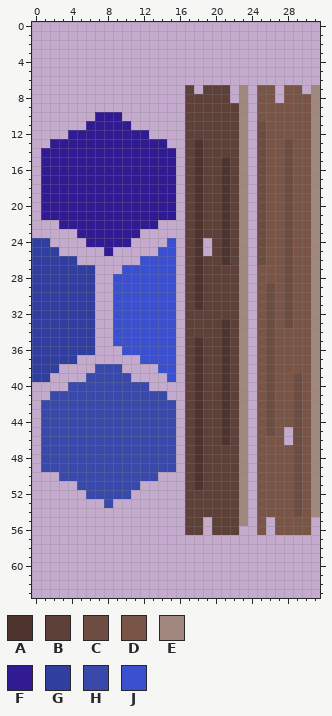
Two versions of one pixel-art sprite, Data/__RAW/2_city/floor-bridge-left.png. That is the earlier state.
The file is 32x64 pixels.
Palette (. is transparent): A #4e342e  B #5d4037  C #6d4c41  D #795548  E #a1887f  F #311b92  G #303f9f  H #3949ab  J #3b50ce
Pixels before, first column x 0:
 7 .................B.BBB.E.DD.DD.E
 8 .................BBBBB.E.DD.DDDE
 9 .................BBBBBBE.DDDDDDE
10 .......FFF.......BBBBBBE.DDDDDDE
11 ......FFFFF......BBBBBBE.CDDDDDE
12 ....FFFFFFFFF....BBBBBBE.CDDDDDE
13 ..FFFFFFFFFFFFF..BABBBBE.CDDCDDE
14 .FFFFFFFFFFFFFFF.BABBBBE.CDDCDDE
15 .FFFFFFFFFFFFFFF.BABBABE.CDDCDDE
16 .FFFFFFFFFFFFFFF.BABBABE.CDDCDDE
17 .FFFFFFFFFFFFFFF.BABBABE.CDDCDDE
18 .FFFFFFFFFFFFFFF.BABBABE.CDDCDDE
19 .FFFFFFFFFFFFFFF.BABBABE.CDDCDDE
20 .FFFFFFFFFFFFFFF.BABBABE.CDDCDDE
21 .FFFFFFFFFFFFFFF.BABBABE.CDDCDDE
22 ...FFFFFFFFFFF...BABBABE.CDDCDDE
23 .....FFFFFFF.....BABBABE.CDDCDDE
24 GG....FFFFF....J.BA.BABE.CDDCDDE
25 GGG.....F.....JJ.BA.BABE.CDDCDDE
26 GGGGG.......JJJJ.BABBABE.CDDCDDE
27 GGGGGGG...JJJJJJ.BABBBBE.DDDCDDE
28 GGGGGGG..JJJJJJJ.BABBBBE.DDDCDDE
29 GGGGGGG..JJJJJJJ.BABBBBE.DCDCDDE
30 GGGGGGG..JJJJJJJ.BABBBBE.DCDCDDE
31 GGGGGGG..JJJJJJJ.BABBBBE.DCDCDDE
32 GGGGGGG..JJJJJJJ.BBBBBBE.DCDCDDE
33 GGGGGGG..JJJJJJJ.BBBBABE.DCDCDDE
34 GGGGGGG..JJJJJJJ.BBBBABE.DCDDDDE
35 GGGGGGG..JJJJJJJ.BABBABE.DCDDDDE
36 GGGGGGG...JJJJJJ.BABBABE.DCDDDDE
37 GGGGG.......JJJJ.BABBABE.DCDDDDE
38 GGG....HHH....JJ.BABBABE.DCDDDDE
39 GG....HHHHH....J.BABBABE.DCDDCDE
40 ....HHHHHHHHH....BABBABE.DCDDCDE
41 ..HHHHHHHHHHHHH..BABBABE.DCDDCDE
42 .HHHHHHHHHHHHHHH.BABBABE.DCDDCDE
43 .HHHHHHHHHHHHHHH.BABBABE.DCDDCDE
44 .HHHHHHHHHHHHHHH.BABBABE.DCDDCDE
45 .HHHHHHHHHHHHHHH.BABBABE.DCD.CDE
46 .HHHHHHHHHHHHHHH.BABBABE.DDD.CDE
47 .HHHHHHHHHHHHHHH.BABBBBE.DDDDCDE
48 .HHHHHHHHHHHHHHH.BABBBBE.DDDDCDE
49 .HHHHHHHHHHHHHHH.BABBBBE.DDDDCDE
50 ...HHHHHHHHHHH...BABBBBE.DDDDCDE
51 .....HHHHHHH.....BABBBBE.DDDDCDE
52 ......HHHHH......BBBBBBE.DDDDCDE
53 ........H........BBBBBBE.DDDDCDE
54 .................BBBBBBE.DDDDCDE
55 .................BB.BBBE.D.DDDD.
56 .................BB.BBB..D.DDDD.
The result:
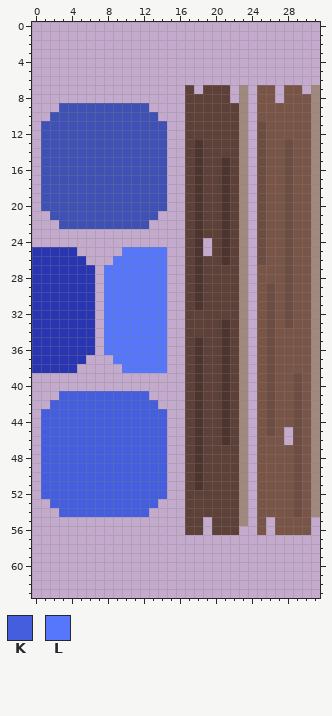
Colours new in this view: K #455ede  L #5677fc
Commit message: Updated floor-cell textures
From old to new:
{"colour":"F","old":"#311b92","new":"#3f51b5"}
{"colour":"G","old":"#303f9f","new":"#2a36b1"}
{"y":9,"x":3,"old":"..........","new":"FFFFFFFFFF"}
{"y":10,"x":2,"old":".....","new":"FFFFF"}
{"y":10,"x":10,"old":"....","new":"FFFF"}
{"y":11,"x":1,"old":".....","new":"FFFFF"}
{"y":11,"x":11,"old":"....","new":"FFFF"}
{"y":12,"x":1,"old":"...","new":"FFF"}
{"y":12,"x":13,"old":"..","new":"FF"}
{"y":13,"x":1,"old":".","new":"F"}
{"y":14,"x":15,"old":"F","new":"."}
{"y":15,"x":15,"old":"F","new":"."}
{"y":16,"x":15,"old":"F","new":"."}
{"y":17,"x":15,"old":"F","new":"."}
{"y":18,"x":15,"old":"F","new":"."}
{"y":19,"x":15,"old":"F","new":"."}
{"y":20,"x":15,"old":"F","new":"."}
{"y":21,"x":1,"old":"F","new":"."}
{"y":21,"x":14,"old":"FF","new":".."}
{"y":22,"x":13,"old":"F","new":"."}
{"y":23,"x":5,"old":"FFFFFFF","new":"......."}
{"y":24,"x":0,"old":"GG","new":".."}
{"y":24,"x":6,"old":"FFFFF","new":"....."}
{"y":24,"x":15,"old":"J","new":"."}
{"y":25,"x":3,"old":"..","new":"GG"}
{"y":25,"x":8,"old":"F","new":"."}
{"y":25,"x":10,"old":"....JJ","new":"LLLLL."}
{"y":26,"x":5,"old":".","new":"G"}
{"y":26,"x":9,"old":"...JJJJ","new":"LLLLLL."}
{"y":27,"x":8,"old":"..JJJJJJ","new":"LLLLLLL."}
{"y":28,"x":8,"old":".JJJJJJJ","new":"LLLLLLL."}
{"y":29,"x":8,"old":".JJJJJJJ","new":"LLLLLLL."}
{"y":30,"x":8,"old":".JJJJJJJ","new":"LLLLLLL."}
{"y":31,"x":8,"old":".JJJJJJJ","new":"LLLLLLL."}
{"y":32,"x":8,"old":".JJJJJJJ","new":"LLLLLLL."}
{"y":33,"x":8,"old":".JJJJJJJ","new":"LLLLLLL."}
{"y":34,"x":8,"old":".JJJJJJJ","new":"LLLLLLL."}
{"y":35,"x":8,"old":".JJJJJJJ","new":"LLLLLLL."}
{"y":36,"x":8,"old":"..JJJJJJ","new":"LLLLLLL."}
{"y":37,"x":5,"old":".","new":"G"}
{"y":37,"x":9,"old":"...JJJJ","new":"LLLLLL."}
{"y":38,"x":3,"old":"..","new":"GG"}
{"y":38,"x":7,"old":"HHH....JJ","new":"...LLLLL."}
{"y":39,"x":0,"old":"GG","new":".."}
{"y":39,"x":6,"old":"HHHHH","new":"....."}
{"y":39,"x":15,"old":"J","new":"."}
{"y":40,"x":4,"old":"HHHHHHHHH","new":"........."}
{"y":41,"x":2,"old":"HHHHHHHHHHHHH","new":".KKKKKKKKKK.."}
{"y":42,"x":1,"old":"HHHHHHHHHHHHHHH","new":".KKKKKKKKKKKK.."}
{"y":43,"x":1,"old":"HHHHHHHHHHHHHHH","new":"KKKKKKKKKKKKKK."}
{"y":44,"x":1,"old":"HHHHHHHHHHHHHHH","new":"KKKKKKKKKKKKKK."}
{"y":45,"x":1,"old":"HHHHHHHHHHHHHHH","new":"KKKKKKKKKKKKKK."}
{"y":46,"x":1,"old":"HHHHHHHHHHHHHHH","new":"KKKKKKKKKKKKKK."}
{"y":47,"x":1,"old":"HHHHHHHHHHHHHHH","new":"KKKKKKKKKKKKKK."}
{"y":48,"x":1,"old":"HHHHHHHHHHHHHHH","new":"KKKKKKKKKKKKKK."}
{"y":49,"x":1,"old":"HHHHHHHHHHHHHHH","new":"KKKKKKKKKKKKKK."}
{"y":50,"x":1,"old":"..HHHHHHHHHHH.","new":"KKKKKKKKKKKKKK"}
{"y":51,"x":1,"old":"....HHHHHHH...","new":"KKKKKKKKKKKKKK"}
{"y":52,"x":1,"old":".....HHHHH....","new":"KKKKKKKKKKKKKK"}
{"y":53,"x":2,"old":"......H.....","new":"KKKKKKKKKKKK"}
{"y":54,"x":3,"old":"..........","new":"KKKKKKKKKK"}
{"label":"changed","picture_box":[32,103,176,517]}
